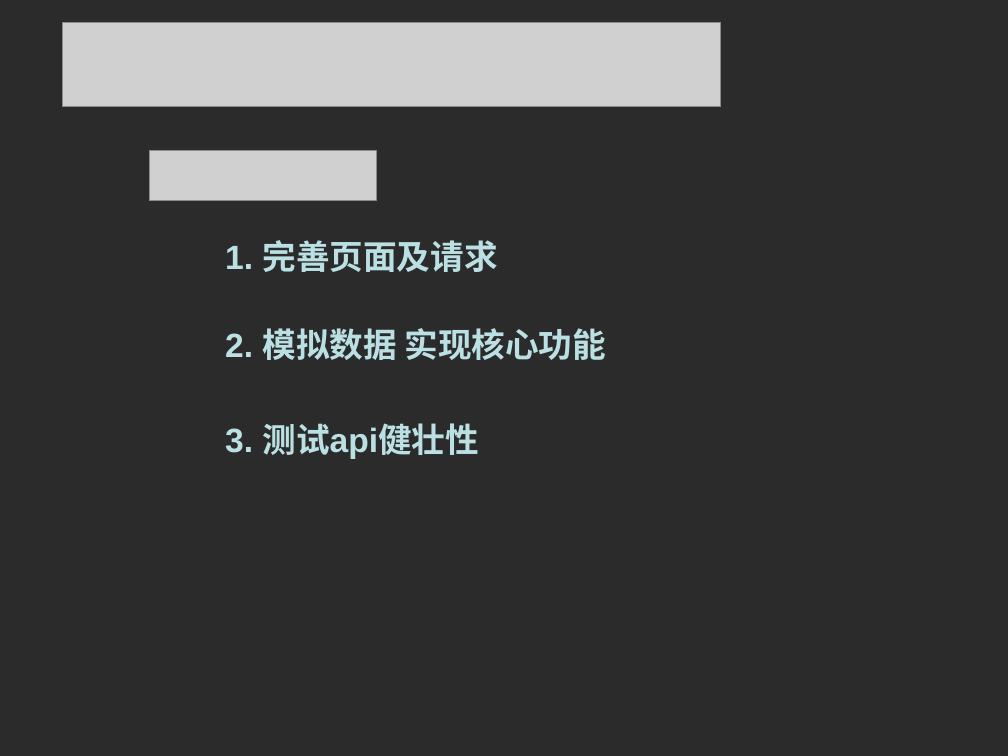
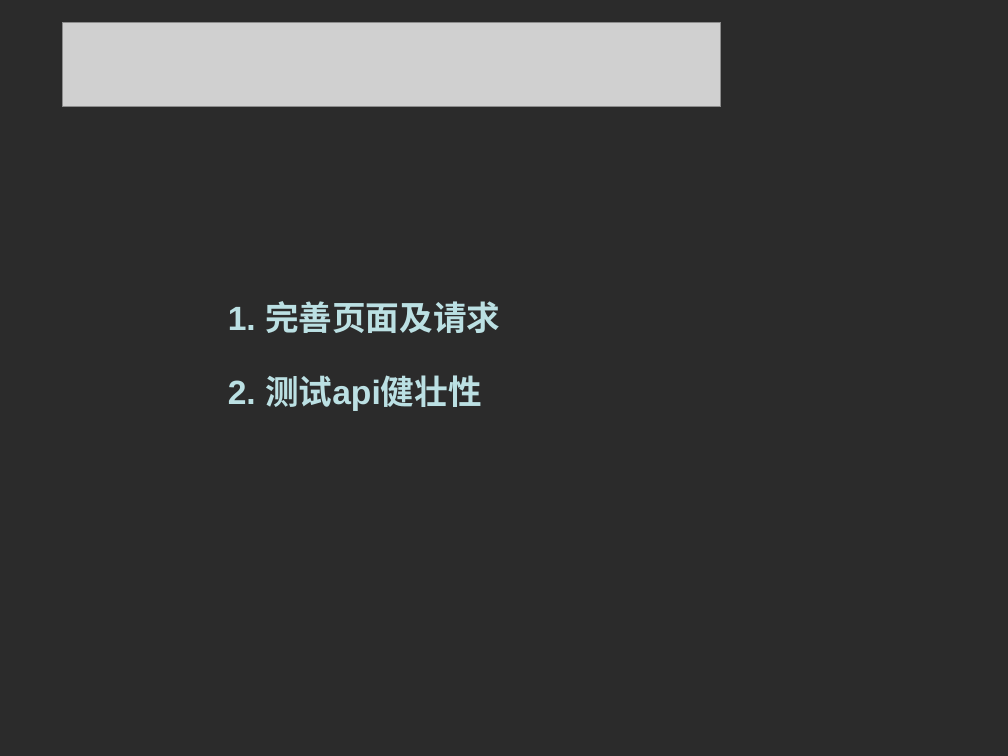
Before and after one commit to alanzhchou/Coursitter, a slide deck: slide 8 of report/coursitter.ppt. Drawn at 1008x756 pixels with LibreOffice and Linux fonts; fonts in the diff are those of the drawing; grey boxes stand for pictures; background and template pictures are left out; a plain dark background stands for a picture behind light text. Boxes give left, top, right and bottom in pixels: in the first picture for what was removed or moved away, otherwise in the second. Text is boxed around its words. In the diff, an @@ line names an element or a change of style, - is before the commit and + after.

Commit message:
final_presentation
2018.12.18

```diff
--- a/report/coursitter.ppt
+++ b/report/coursitter.ppt
@@ picture removed at bbox=[149, 150, 376, 201] @@
@@ text "1. 完善页面及请求": place and size @@
-text "1. 完善页面及请求" at bbox=[225, 240, 498, 272]
+text "1. 完善页面及请求" at bbox=[228, 301, 500, 333]
@@ text removed at bbox=[225, 328, 607, 360] @@
-2. 模拟数据 实现核心功能
@@ text at bbox=[228, 375, 482, 411]: text changed @@
-3. 测试api健壮性
+2. 测试api健壮性
```
Also in this commit, not shown: 1 other slide changed, 3 other files.
